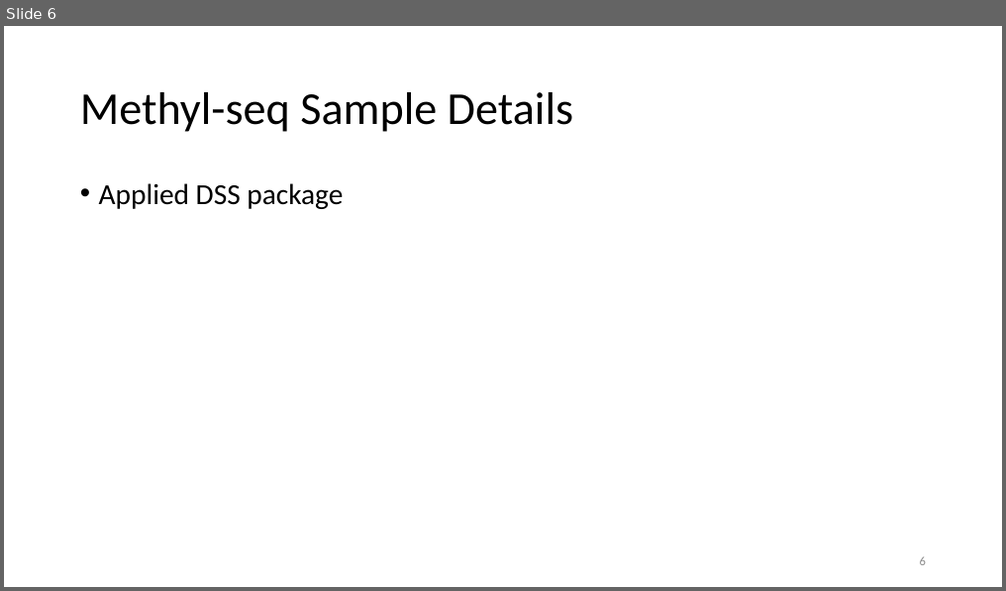
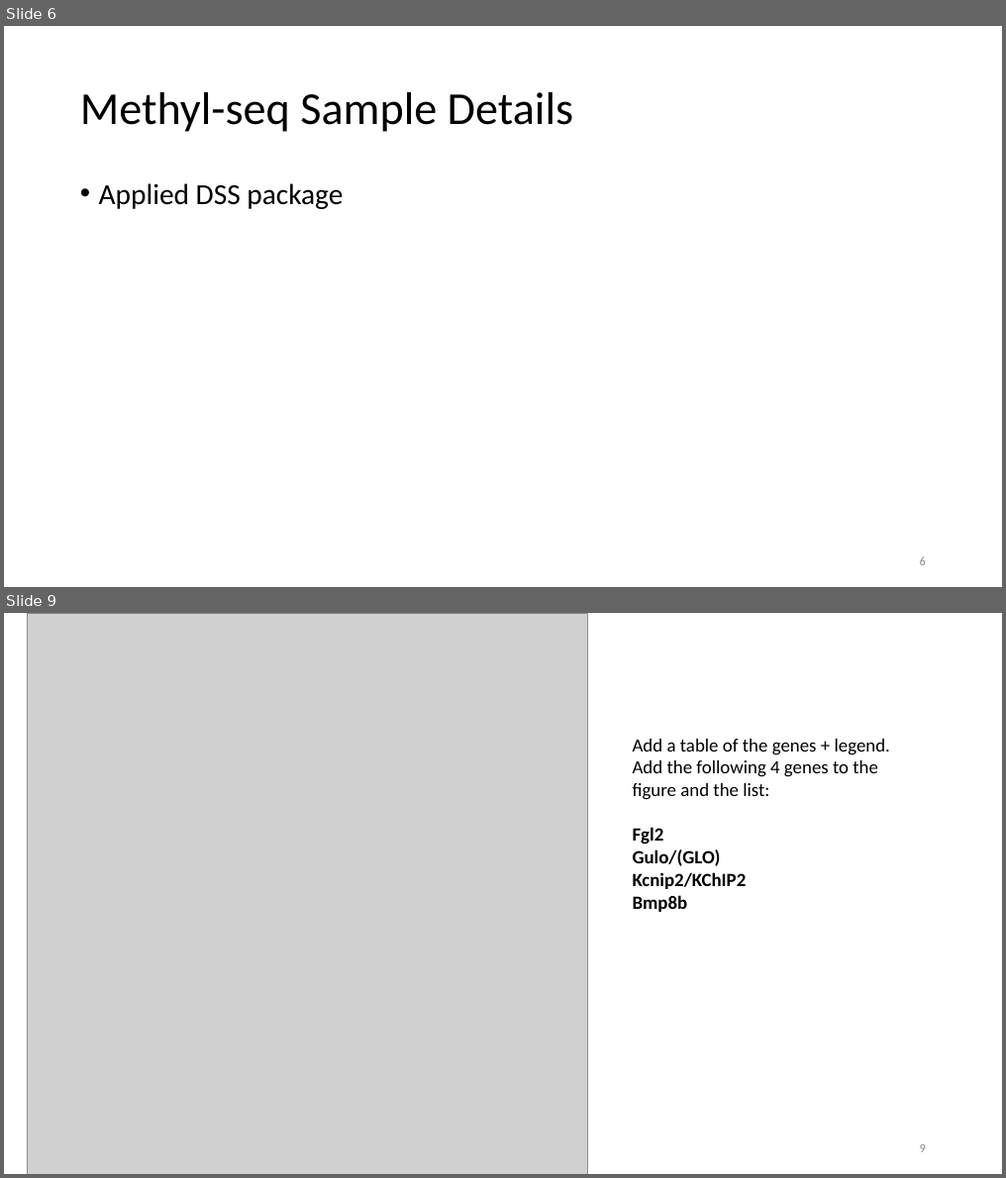
Before and after one commit to KongLabRUSP/mes13, a slide deck: docs/mes13_tiia_v3.pptx. Shown one above the other, each under a label of ours: slide 6 before the commit, slides 6 and 9 after it; the slides between them are not shown. The pictures are 1006x591 and 1006x1178 pixels, drawn with LibreOffice and Linux fonts; fonts in the diff are those of the drawing; grey boxes stand for pictures. Boxes give left, top, right and bottom in pixels: in the first picture for what was removed or moved away, otherwise in the second. Text is boxed around its words. In the diff, an @@ line names an element or a change of style, - is before the commit and + after.

```diff
--- a/docs/mes13_tiia_v3.pptx
+++ b/docs/mes13_tiia_v3.pptx
@@ slide 9 added at <box>4,613,1002,1174</box>, background #FFFFFF @@
@@ picture added at <box>27,613,588,1174</box> @@
@@ text added at <box>633,739,890,912</box>, 18 pt, text #000000 @@
+Add a table of the genes + legend. Add the following 4 genes to the figure and the list:
+Fgl2
+Gulo/(GLO)
+Kcnip2/KChIP2
+Bmp8b
@@ page number added at <box>920,1145,926,1153</box>, 12 pt, text #8C8C8C @@
+9
```
Also in this commit, not shown: 2 slides changed, 2 other slides added, 3 slides removed, 14 other files.
